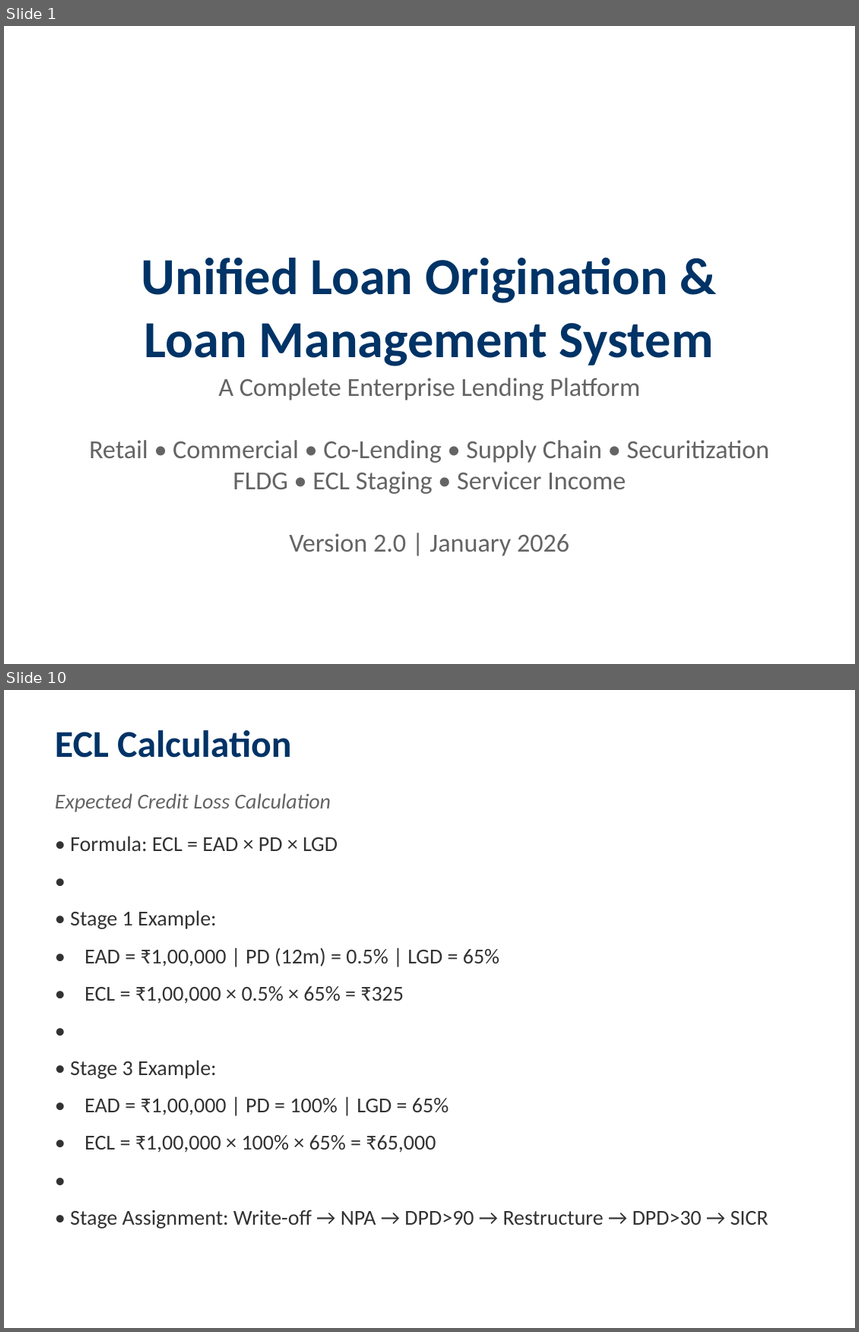
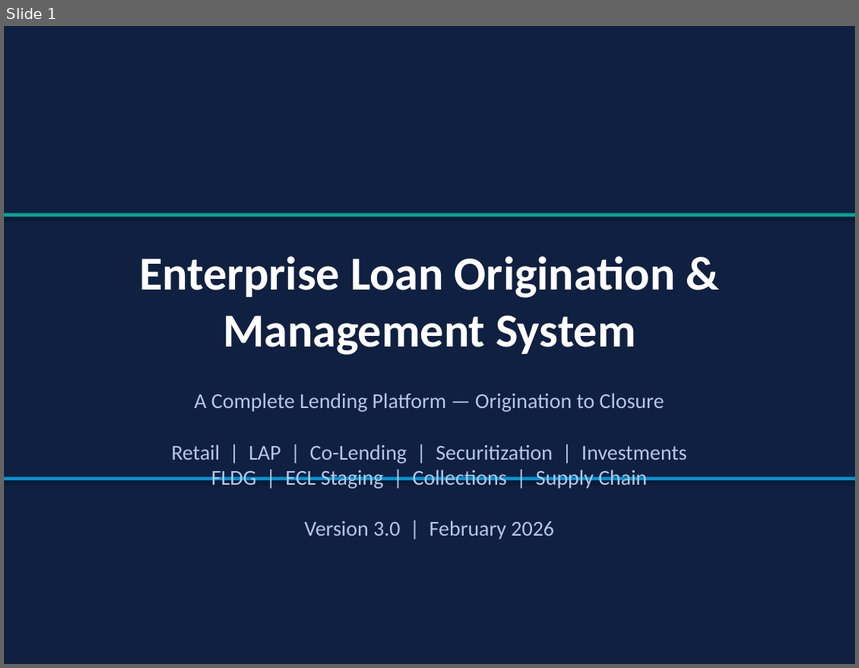
Before and after one commit to harshitrathi14/LOS-LMS, a slide deck: docs/LOS_LMS_System_Presentation.pptx. Shown one above the other, each under a label of ours: slides 1 and 10 before the commit, slide 1 after it; the slides between them are not shown. The pictures are 859x1332 and 859x668 pixels, drawn with LibreOffice and Linux fonts; fonts in the diff are those of the drawing. Boxes give left, top, right and bottom in pixels: in the first picture for what was removed or moved away, otherwise in the second. Text is boxed around its words. In the diff, an @@ line names an element or a change of style, - is before the commit and + after.

```diff
--- a/docs/LOS_LMS_System_Presentation.pptx
+++ b/docs/LOS_LMS_System_Presentation.pptx
@@ slide 10 removed at <box>4,690,855,1328</box>, background #FFFFFF @@
@@ text removed at <box>55,730,291,758</box> @@
-ECL Calculation
@@ text removed at <box>55,793,331,812</box> @@
-Expected Credit Loss Calculation
@@ text removed at <box>70,836,769,1229</box> @@
-• Formula: ECL = EAD × PD × LGD
-•
-• Stage 1 Example:
-• EAD = ₹1,00,000 | PD (12m) = 0.5% | LGD = 65%
-• ECL = ₹1,00,000 × 0.5% × 65% = ₹325
-•
-• Stage 3 Example:
-• EAD = ₹1,00,000 | PD = 100% | LGD = 65%
-• ECL = ₹1,00,000 × 100% × 65% = ₹65,000
-•
-• Stage Assignment: Write-off → NPA → DPD>90 → Restructure → DPD>30 → SICR
@@ slide 1 changed as well @@
@@ background #FFFFFF to #0F2041 @@
@@ rectangle added at <box>4,213,855,217</box>, fill #00A699 @@
@@ text at <box>139,256,676,355</box>: text changed; size 44 to 40 pt; text colour #003366 to #FFFFFF @@
-Unified Loan Origination &
-Loan Management System
+Enterprise Loan Origination &
+Management System
@@ text at <box>171,393,687,540</box>: text changed; size 22 to 18 pt; text colour #646464 to #B4C8E6 @@
-A Complete Enterprise Lending Platform
-Retail • Commercial • Co-Lending • Supply Chain • Securitization
-FLDG • ECL Staging • Servicer Income
-Version 2.0 | January 2026
+A Complete Lending Platform — Origination to Closure
+Retail | LAP | Co-Lending | Securitization | Investments
+FLDG | ECL Staging | Collections | Supply Chain
+Version 3.0 | February 2026
@@ rectangle added at <box>4,477,855,480</box>, fill #0096D6 @@
```
Also in this commit, not shown: 2 other slides changed, 49 slides added, 22 other slides removed, 32 other files.
